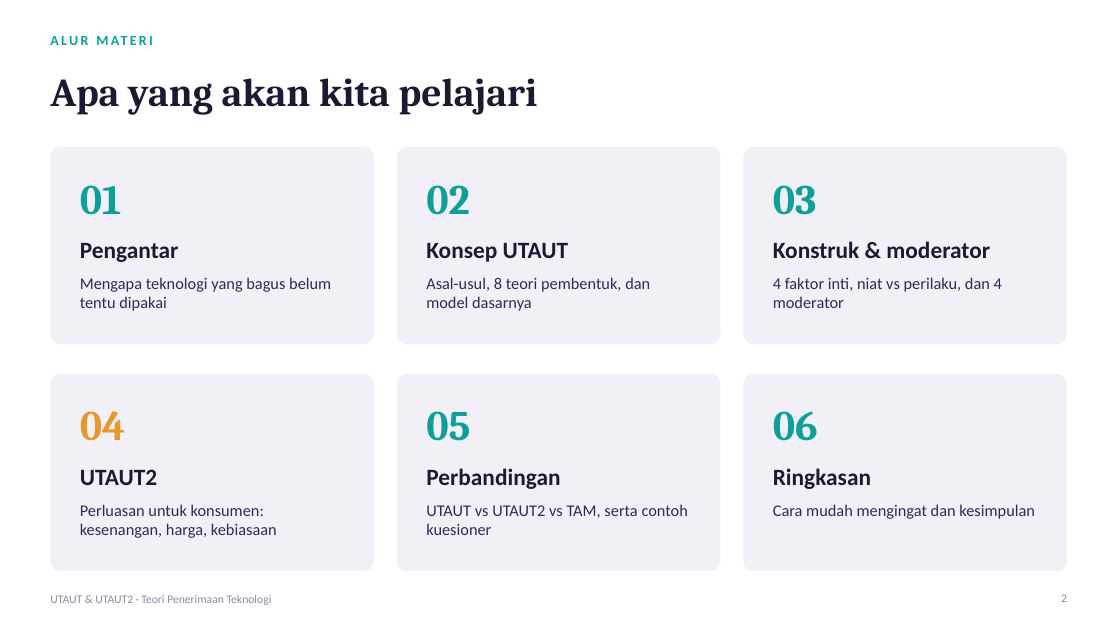
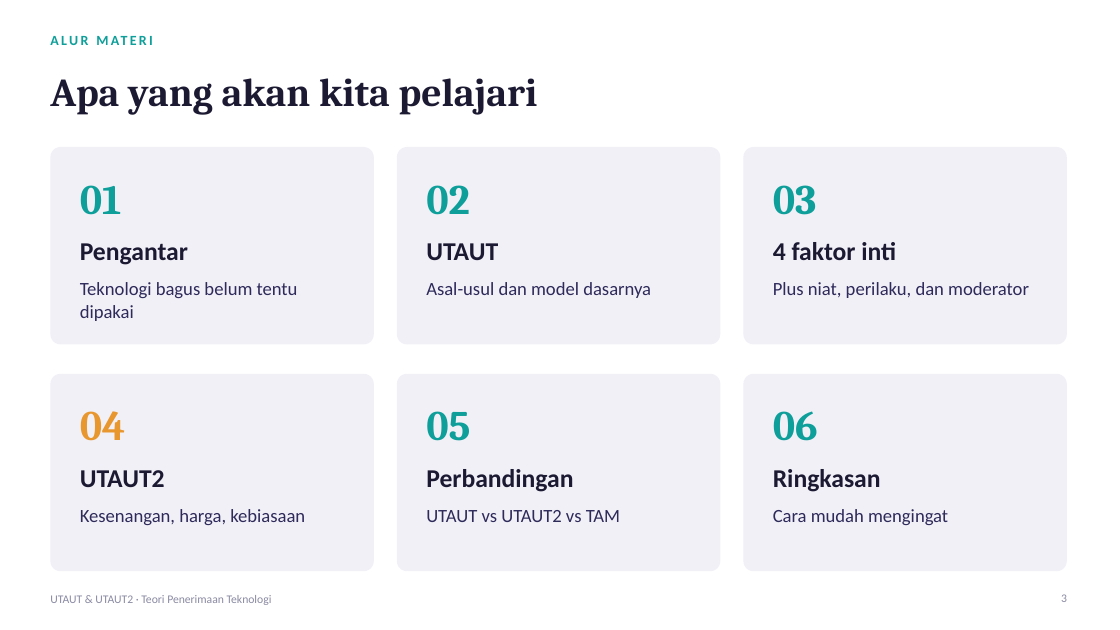
Before and after one commit to KevArslanian/S-Enigma, a slide deck: slide 3 of materi/UTAUT_UTAUT2.pptx (slide 2 before the commit). Drawn at 1120x630 pixels with LibreOffice and Linux fonts; fonts in the diff are those of the drawing. Boxes give left, top, right and bottom in pixels: in the first picture for what was removed or moved away, otherwise in the second. Text is boxed around its words. In the diff, an @@ line names an element or a change of style, - is before the commit and + after.

```diff
--- a/materi/UTAUT_UTAUT2.pptx
+++ b/materi/UTAUT_UTAUT2.pptx
@@ text at [426,243,498,260]: text changed; size 20 to 22 pt @@
-Konsep UTAUT
+UTAUT
@@ text at [773,242,896,260]: text changed; size 20 to 22 pt @@
-Konstruk & moderator
+4 faktor inti
@@ text at [80,282,298,321]: text changed; size 14 to 16 pt @@
-Mengapa teknologi yang bagus belum tentu dipakai
+Teknologi bagus belum tentu dipakai
@@ text at [426,282,651,298]: text changed; size 14 to 16 pt @@
-Asal-usul, 8 teori pembentuk, dan model dasarnya
+Asal-usul dan model dasarnya
@@ text at [773,282,1029,298]: text changed; size 14 to 16 pt @@
-4 faktor inti, niat vs perilaku, dan 4 moderator
+Plus niat, perilaku, dan moderator
@@ size 20 to 22 pt in 4 elements at [80,243,188,265], [80,470,165,487], [426,469,573,492], [773,469,881,492] @@
@@ text at [80,509,305,525]: text changed; size 14 to 16 pt @@
-Perluasan untuk konsumen: kesenangan, harga, kebiasaan
+Kesenangan, harga, kebiasaan
@@ text at [773,509,948,525]: text changed; size 14 to 16 pt @@
-Cara mudah mengingat dan kesimpulan
+Cara mudah mengingat
@@ text at [426,510,620,522]: text changed; size 14 to 16 pt @@
-UTAUT vs UTAUT2 vs TAM, serta contoh kuesioner
+UTAUT vs UTAUT2 vs TAM
```
Also in this commit, not shown: 18 other slides changed, 12 slides added, 4 slides removed.
